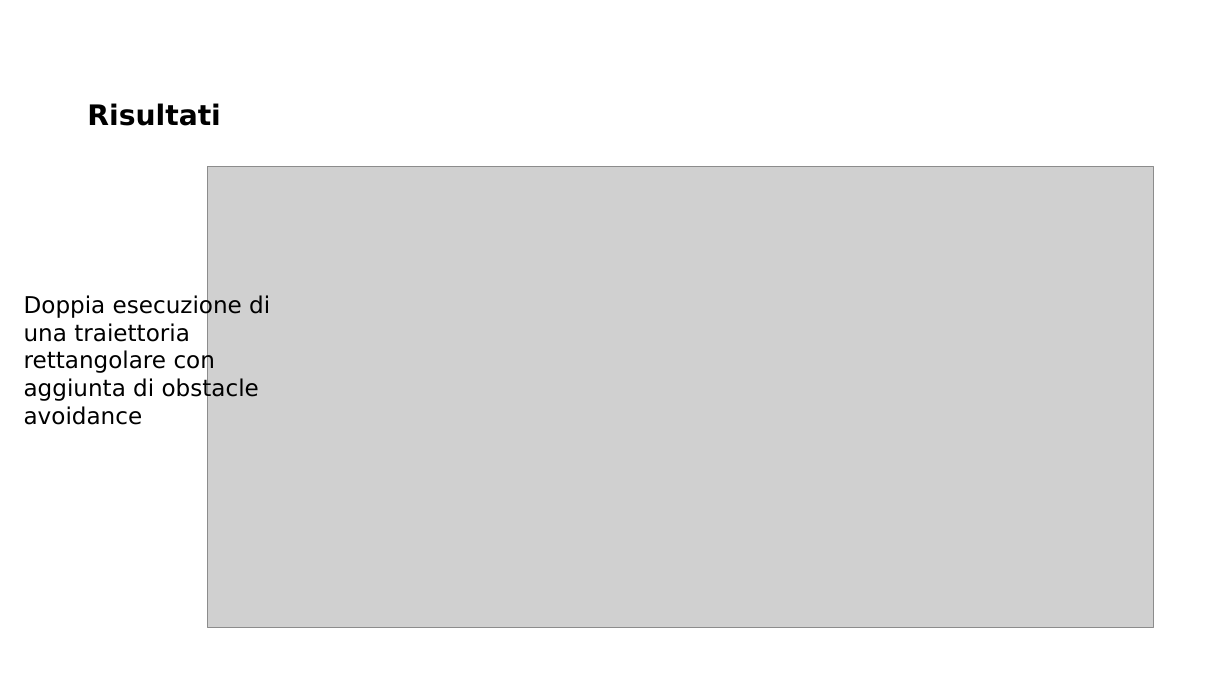
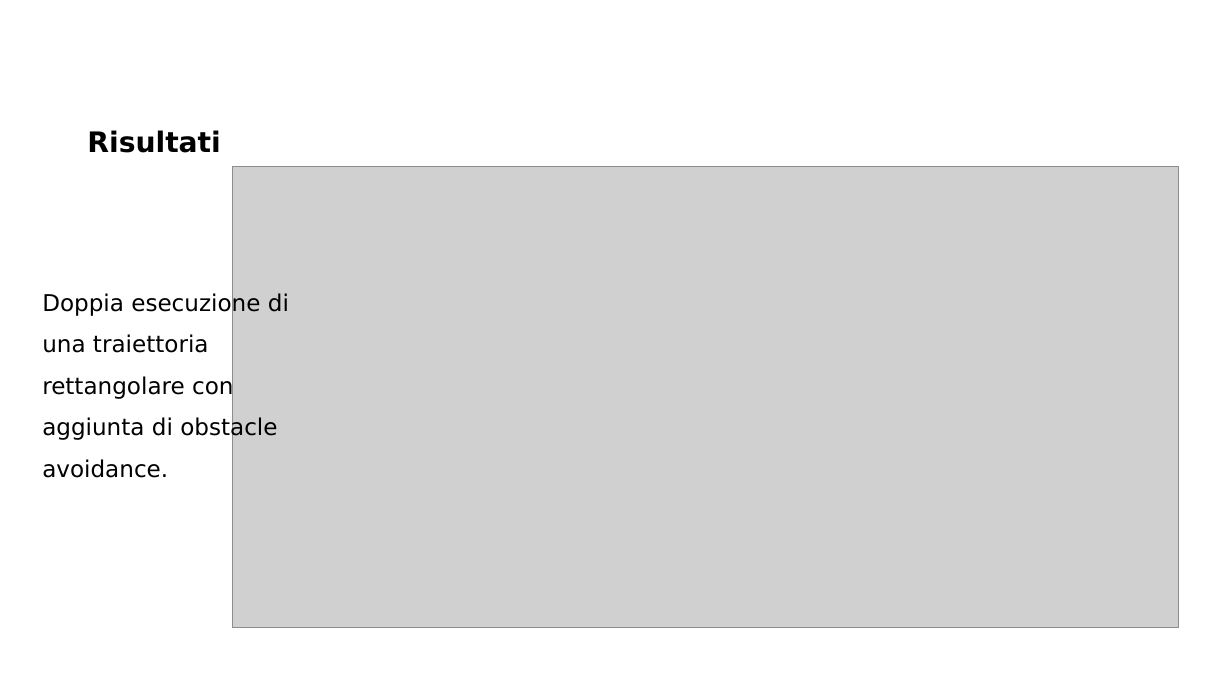
Before and after one commit to MarcoMinarelli/Rover_LabAuto, a slide deck: slide 16 of Presentazione LabAuto.pptx. Drawn at 1232x693 pixels with LibreOffice and Linux fonts; fonts in the diff are those of the drawing; grey boxes stand for pictures; background and template pictures are left out. Boxes give left, top, right and bottom in pixels: in the first picture for what was removed or moved away, otherwise in the second. Text is boxed around its words. In the diff, an @@ line names an element or a change of style, - is before the commit and + after.

```diff
--- a/Presentazione LabAuto.pptx
+++ b/Presentazione LabAuto.pptx
@@ text "Risultati": place and size @@
-text "Risultati" at [87,103,220,126]
+text "Risultati" at [87,130,220,153]
@@ picture: place and size @@
-picture at [207,166,1153,628]
+picture at [232,166,1178,628]
@@ text at [42,292,289,478]: text changed @@
-Doppia esecuzione di una traiettoria rettangolare con aggiunta di obstacle avoidance
+Doppia esecuzione di una traiettoria rettangolare con aggiunta di obstacle avoidance.
```
Also in this commit, not shown: 9 other slides changed.
